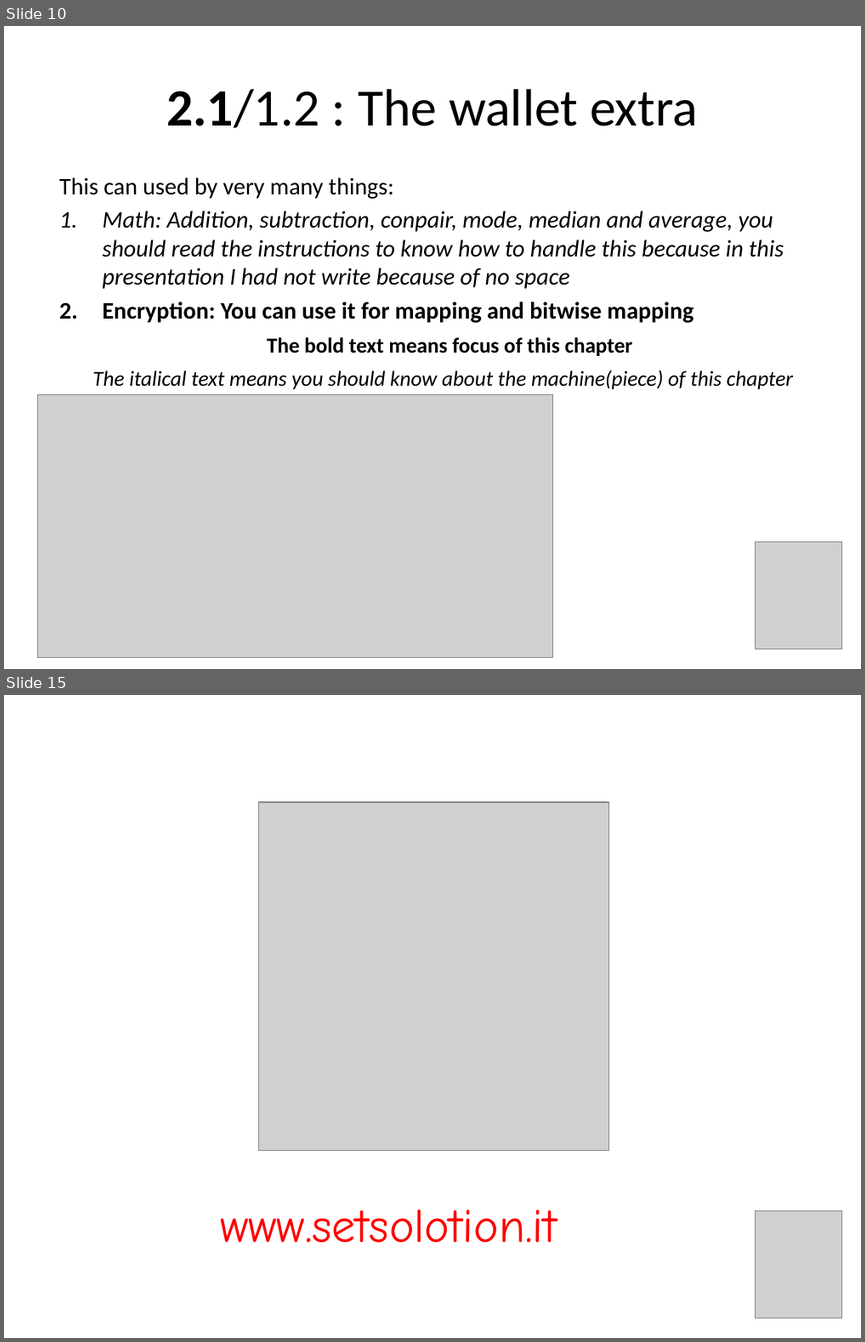
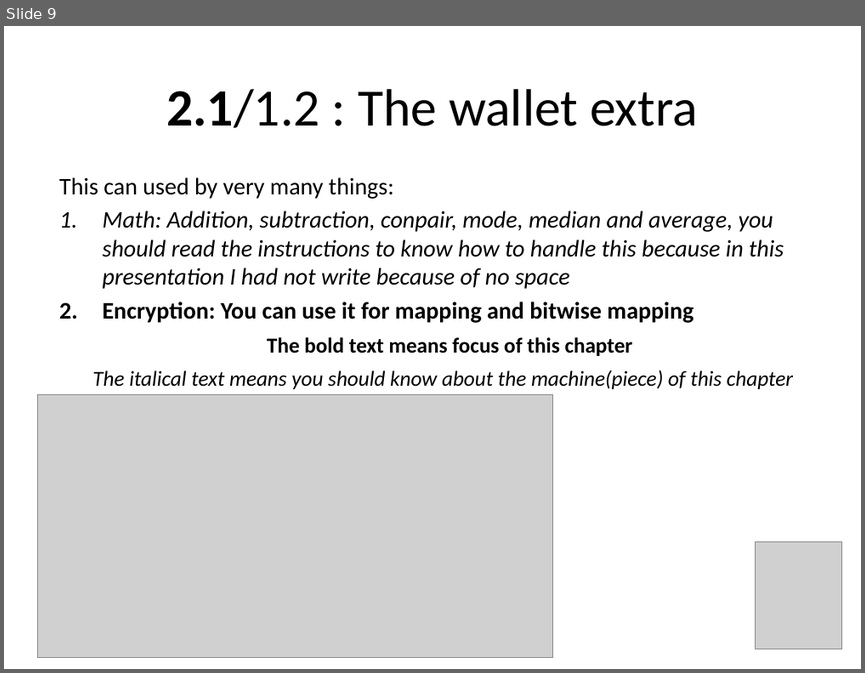
Before and after one commit to mo-mosverkstad/my_ideas, a slide deck: battery_free_computer/The_battery_free_computer.pptx. Shown one above the other, each under a label of ours: slides 10 and 15 before the commit, slide 9 after it; the slides between them are not shown. The pictures are 865x1342 and 865x673 pixels, drawn with LibreOffice and Linux fonts; fonts in the diff are those of the drawing; grey boxes stand for pictures. Boxes give left, top, right and bottom in pixels: in the first picture for what was removed or moved away, otherwise in the second. Text is boxed around its words. In the diff, an @@ line names an element or a change of style, - is before the commit and + after.

```diff
--- a/battery_free_computer/The_battery_free_computer.pptx
+++ b/battery_free_computer/The_battery_free_computer.pptx
@@ slide 15 removed at (4,695,861,1338), background #FFFFFF @@
@@ picture removed at (258,802,609,1150) @@
@@ text removed at (220,1209,557,1242) @@
-www.setsolotion.it
@@ picture removed at (755,1211,842,1318) @@
@@ what was slide 10 is now slide 9 @@
```
Also in this commit, not shown: 8 slides changed, 3 slides added, 3 other slides removed.
